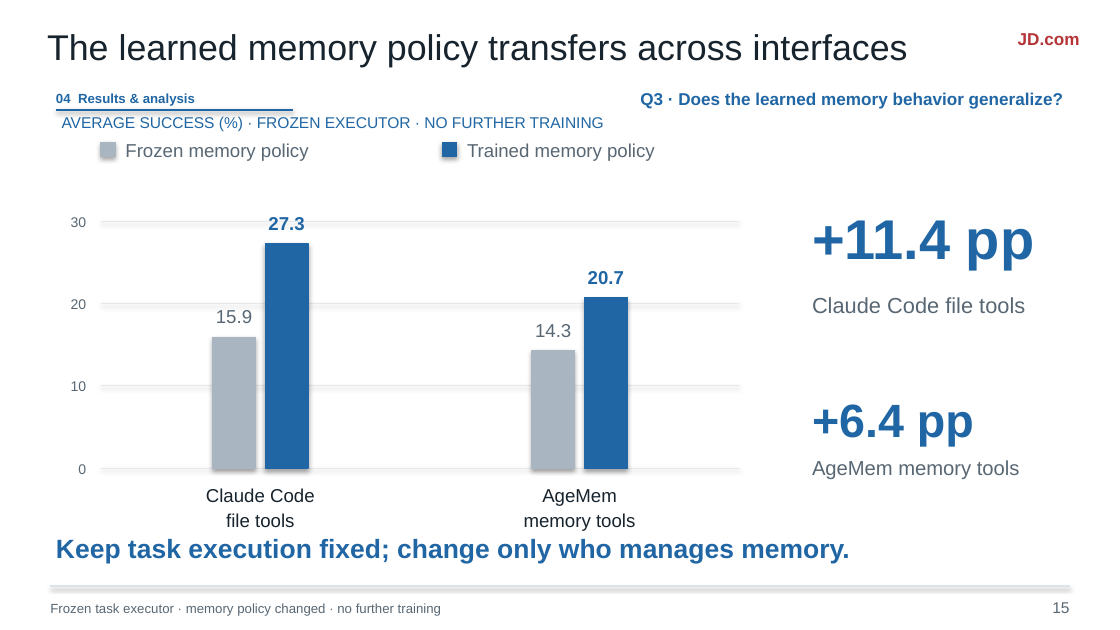
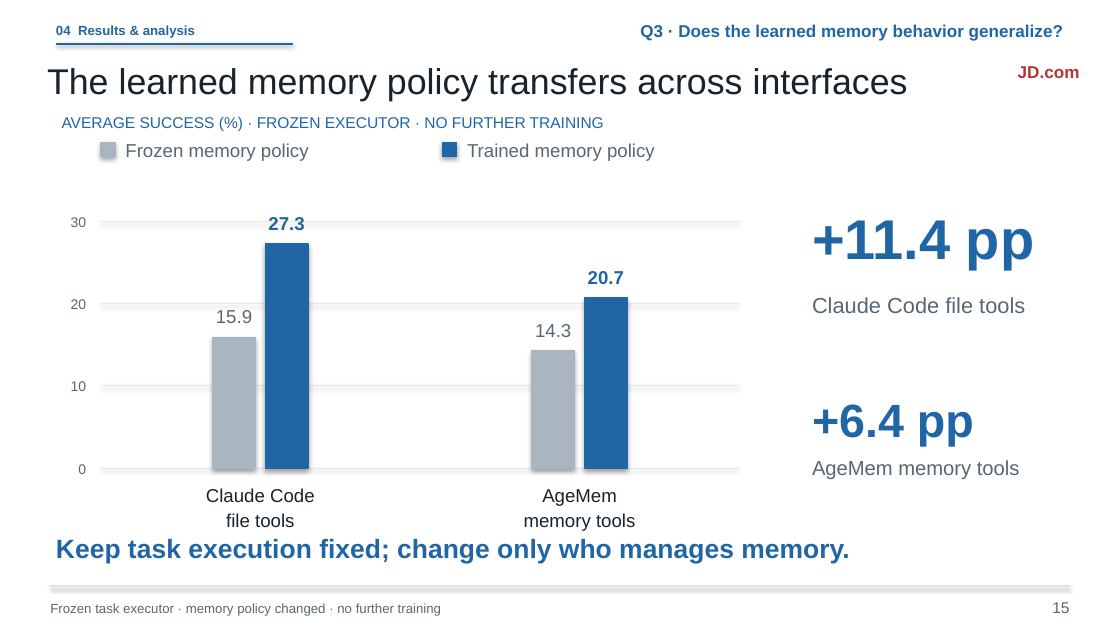
Before and after one commit to liruiluo/agentmemorygym, a slide deck: slide 15 of assets/slides/coding-agent-memory-post-training-slides.pptx. Drawn at 1120x630 pixels with LibreOffice and Linux fonts; fonts in the diff are those of the drawing. Boxes give left, top, right and bottom in pixels: in the first picture for what was removed or moved away, otherwise in the second. Text is boxed around its words. In the diff, an @@ line names an element or a change of style, - is before the commit and + after.

```diff
--- a/assets/slides/coding-agent-memory-post-training-slides.pptx
+++ b/assets/slides/coding-agent-memory-post-training-slides.pptx
@@ text "04 Results & analysis": place and size @@
-text "04 Results & analysis" at (56, 93, 195, 106)
+text "04 Results & analysis" at (56, 25, 195, 38)
@@ text "Q3 · Does the learned ...": place and size @@
-text "Q3 · Does the learned ..." at (640, 92, 1063, 109)
+text "Q3 · Does the learned ..." at (640, 24, 1063, 41)
@@ text "The learned memory policy transfers ...": place and size @@
-text "The learned memory policy transfers ..." at (47, 34, 908, 68)
+text "The learned memory policy transfers ..." at (47, 68, 908, 101)
@@ line moved from (56, 110) - (293, 110) to (56, 44) - (293, 44) @@
@@ text "JD.com": place and size @@
-text "JD.com" at (1018, 33, 1080, 45)
+text "JD.com" at (1018, 66, 1080, 78)
```
Also in this commit, not shown: 12 other slides changed, 10 other files.
